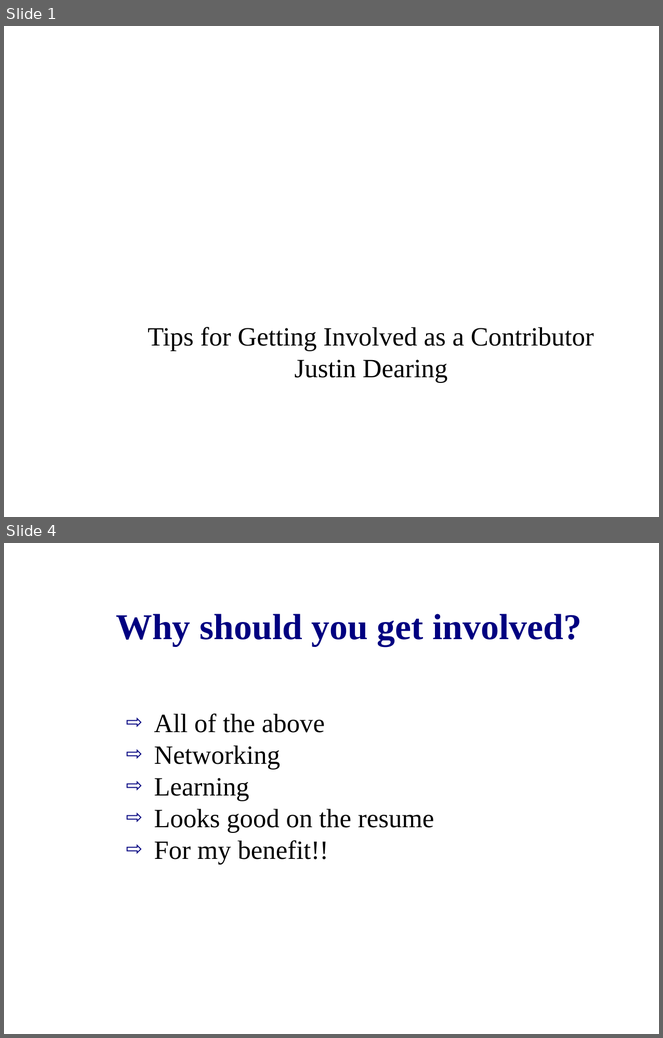
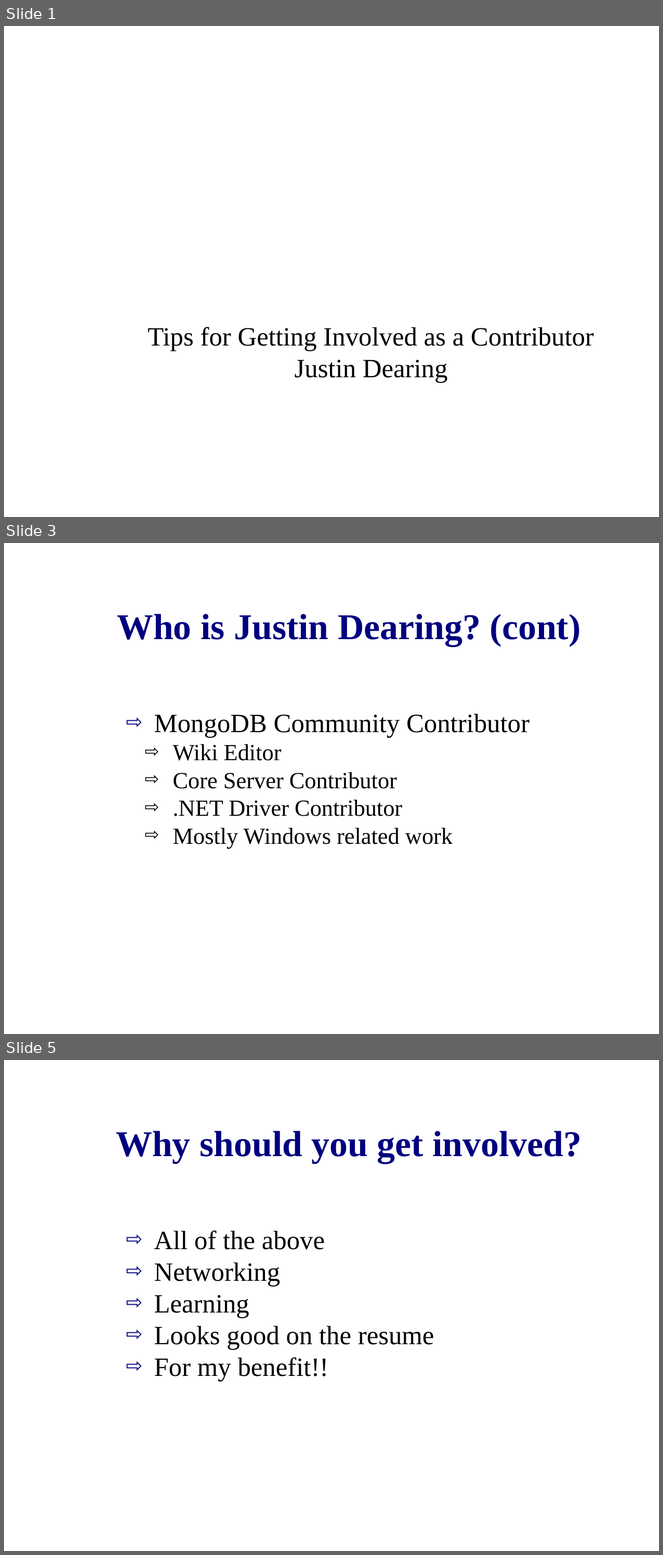
Before and after one commit to zippy1981/TalkMaterials, a slide deck: MongoDC/Tips for Getting Involved as a Contributor.odp. Shown one above the other, each under a label of ours: slides 1 and 4 before the commit, slides 1, 3 and 5 after it; the slides between them are not shown. The pictures are 663x1038 and 663x1555 pixels, drawn with LibreOffice and Linux fonts; fonts in the diff are those of the drawing; background and template pictures are left out. Boxes give left, top, right and bottom in pixels: in the first picture for what was removed or moved away, otherwise in the second. Text is boxed around its words. In the diff, an @@ line names an element or a change of style, - is before the commit and + after.

```diff
--- a/MongoDC/Tips for Getting Involved as a Contributor.odp
+++ b/MongoDC/Tips for Getting Involved as a Contributor.odp
@@ slide 3 added at box(4, 543, 659, 1034), background #FFFFFF @@
@@ title added at box(117, 614, 581, 646), 44 pt, text #000080, bold @@
+Who is Justin Dearing? (cont)
@@ text added at box(154, 714, 530, 848), 28 pt, text #000000 @@
+⇨ MongoDB Community Contributor
+  ⇨ Wiki Editor
+  ⇨ Core Server Contributor
+  ⇨ .NET Driver Contributor
+  ⇨ Mostly Windows related work
@@ what was slide 4 is now slide 5 @@
```
Also in this commit, not shown: 4 slides changed.
